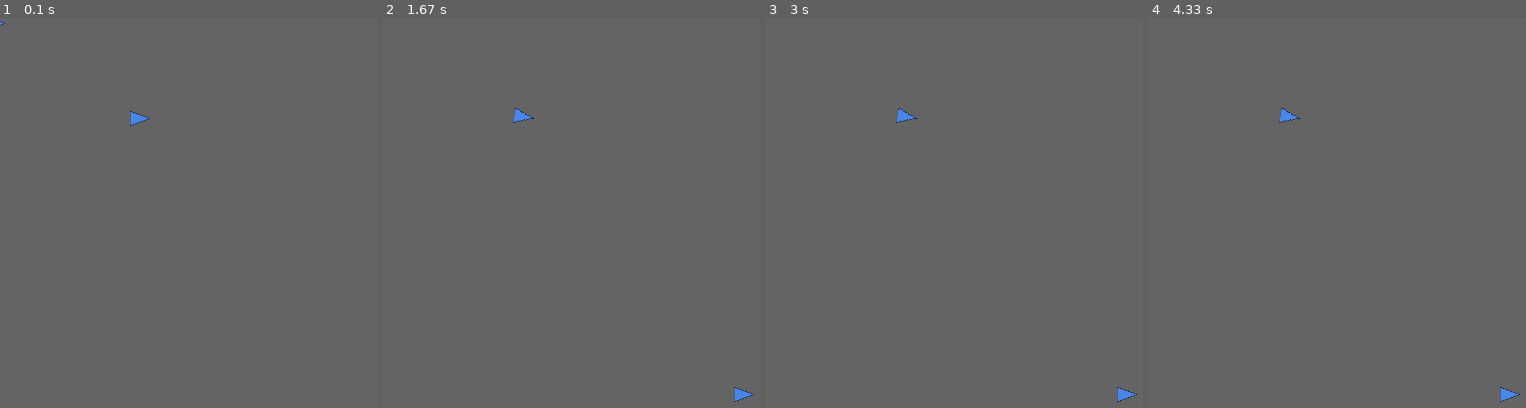
Above: before the commit, frames 1-4 (left to right).
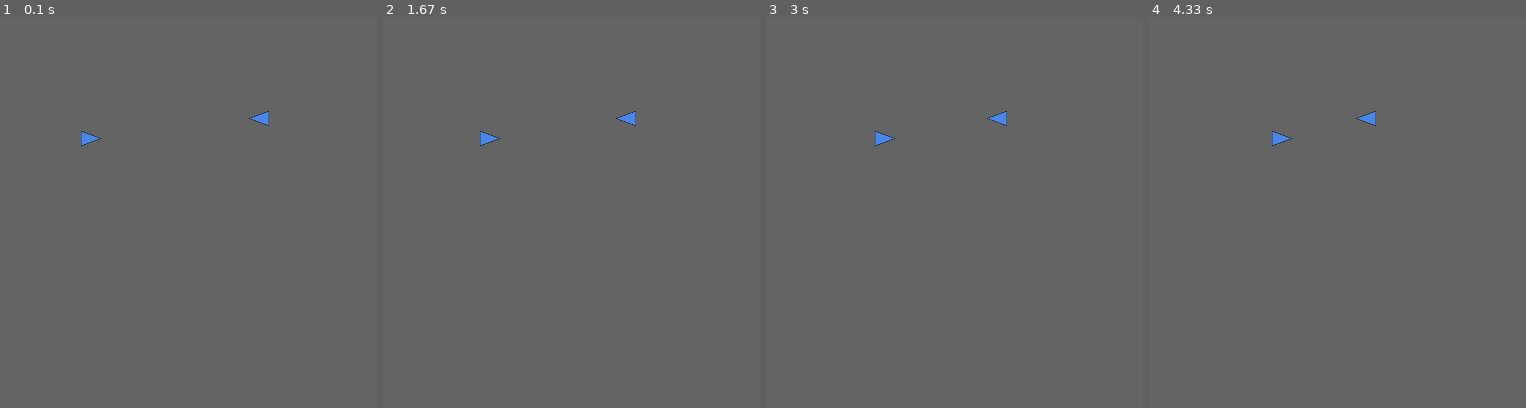
Above: after the commit, the same moments.

Repository: agmui/random_stuff
Game: pygame game, started from birbs/better_birbs/window.py
The game is run twice, just before and just after one commit, with the same random seed, the same clock (stepped at 60 frames per second) and the same inputs.
Inputs (mouse positions are in pixels of both pictures, inside the frame that each line leads up to):
- Up to frame 1 (0.1 s): no input
- Up to frame 2 (1.67 s): hold Right 0.33-0.8 s; move the mouse to (752, 392) at 0.37 s
- Up to frame 3 (3 s): no input
- Up to frame 4 (4.33 s): no input

The runs differ from the first frame. In frame 1, 0.3% of the frame differs, in the area x 0-72%, y 1-33%; in frame 2, 0.4%, in the area x 25-99%, y 23-99%; in frame 3, 0.4%; in frame 4, 0.4%.

Commit message:
started working on pathfinding and working on side equation

Diff:
--- a/Del.py
+++ b/Del.py
@@ -1,12 +1,2 @@
-"""
-angle = 179
-add = 2
-
-finel = -179
-
-angle = -179
-add = -3
-
-finel = 178
-
-"""
+def LR(self, angle):
+    pass
--- a/birbs/better_birbs/birb.py
+++ b/birbs/better_birbs/birb.py
@@ -9,40 +9,50 @@
     -90
 """
 
+
 class birb:
-    def __init__(self, pos, angle):
+    def __init__(self, pos, angle, id):
         self.pos = pos
         self.angle = math.radians(angle)
         self.speed = 10
         self.nearByBirbsList = []
+        self.id = id
 
     def path_finding(self):
         self.sight()
         self.avoid_filter()
         self.same_direction_filter()
         self.center_dive()
-        #self.move()
+        self.move()
 
-    def sight(self):
+    def blind_spot(self, angle):  # convret self.angle once for speed
+        l = [math.degrees(self.angle) - 160, math.degrees(self.angle) + 160]
+        for i in range(2):
+            if l[i] > 180:
+                l[i] -= 360
+            elif l[i] < -180:
+                l[i] += 360
+        if 10 >= math.degrees(self.angle) >= -10:
+            return l[0] >= angle or angle >= l[1]
+        return l[0] >= angle >= l[1]
+
+    def sight(self):  # bro fix your rads situation
+        self.nearByBirbsList.clear()
         for i in poslist:
             dx, dy = i[0] - self.pos[0], self.pos[1] - i[1]
             distance = math.hypot(dx, dy)
-            angle = math.degrees(math.atan2(dy, dx))
-            if 0 != distance <= 100 and not (-90 + 10 >= angle >= -90 - 10):
+            angle = math.atan2(dy, dx)
+            if 0 != distance <= 100 and not self.blind_spot(math.degrees(angle)):
                 self.nearByBirbsList.append([distance, angle])
-                if self.pos == [150, 100]:
-                    pass#print(self.angle)
-            else:
-                self.nearByBirbsList.clear()
 
     def avoid_filter(self):
         total = 0
         for i in self.nearByBirbsList:
-            distance, angle = i[0], i[1]
-            total -= math.exp(-0.1 * distance - 1) * 0.01#include angle as parameter to get sign/ dir to turn
-            print(total)
+            distance, angle = i[0], i[1]                    # determina if angle is from left or right side with out angle amount as factor
+            total += math.exp(-0.1 * distance - 1) * -angle # angle difreation of where to go dosent work bc 0-180 dosent move
+            if self.id == 0:
+                print(total, angle)
         self.rotate(total)
-        total = 0
 
     def same_direction_filter(self):
         pass
@@ -53,12 +63,12 @@
     def move(self):
         r = 1
         self.pos[0] += r * math.cos(self.angle)  # make sure it is in radians or something
-        self.pos[1] += r * math.sin(self.angle)
+        self.pos[1] -= r * math.sin(self.angle)
 
     def rotate(self, deg):
         if deg + self.angle > math.radians(180):
             self.angle = (deg + self.angle - math.radians(180)) - math.radians(180)
-        elif deg + self.angle < -180:
+        elif deg + self.angle < math.radians(-180):
             self.angle = (deg + self.angle + math.radians(180)) + math.radians(180)
         else:
             self.angle += deg
@@ -70,7 +80,7 @@
         return self.angle
 
 
-def getAllBirbPos():
+def getAllBirbPos():  # maybe remove cuz u can just get pos list form birb_list
     poslist.clear()
     for i in birb_list:
         poslist.append(i.getPos())
@@ -80,19 +90,19 @@
     # for i in range(num_of_birbs):
     #    b = birb([0, 0], 0)
     #    birb_list.append(b)
-    b1 = birb([100, 100], 0)
-    b2 = birb([150, 100], 0)
+    b1 = birb([100, 120], 0, 0)
+    b2 = birb([250, 100], 180, 1)
     birb_list.append(b1)
     birb_list.append(b2)
 
 
-def main(Mouse_x, Mouse_y, temp):
-    if temp == 1:
-        birb_list[1].angle += math.radians(10)
-    if temp == -1:
-        birb_list[1].angle -= math.radians(10)
-    if Mouse_x != -1:
-        birb_list[0].pos = (Mouse_x, Mouse_y)
+mouse = False
+
+
+def main(Mouse_x, Mouse_y):
+    if mouse:
+        if Mouse_x != -1:
+            birb_list[0].pos = (Mouse_x, Mouse_y)
     getAllBirbPos()
     for i in birb_list:
         i.path_finding()
--- a/birbs/better_birbs/window.py
+++ b/birbs/better_birbs/window.py
@@ -32,10 +32,9 @@
         self.rect.move_ip(distance)
 
     def rotate(self, birbList):
-        deg = -math.degrees(birbList[self.index].getAngle())
+        deg = math.degrees(birbList[self.index].getAngle())
         self.image = pygame.transform.rotate(self.ogImg, deg)
         self.rect = self.image.get_rect(center=self.rect.center)
-
 
     def getPos(self):
         return self.rect.center
@@ -80,8 +79,7 @@
 
     Mouse_x, Mouse_y = pygame.mouse.get_pos()
 
-    birb.main(Mouse_x, Mouse_y, temp)
-    temp = 0
+    birb.main(Mouse_x, Mouse_y)
     changeInPos = birb.poslist
     moveAllBirbs(changeInPos)
 
@@ -98,6 +96,6 @@
 
     pygame.display.flip()
     clock.tick_busy_loop(60)
-    # time.sleep(0.1)
+    time.sleep(0.1)
 
 pygame.quit()
